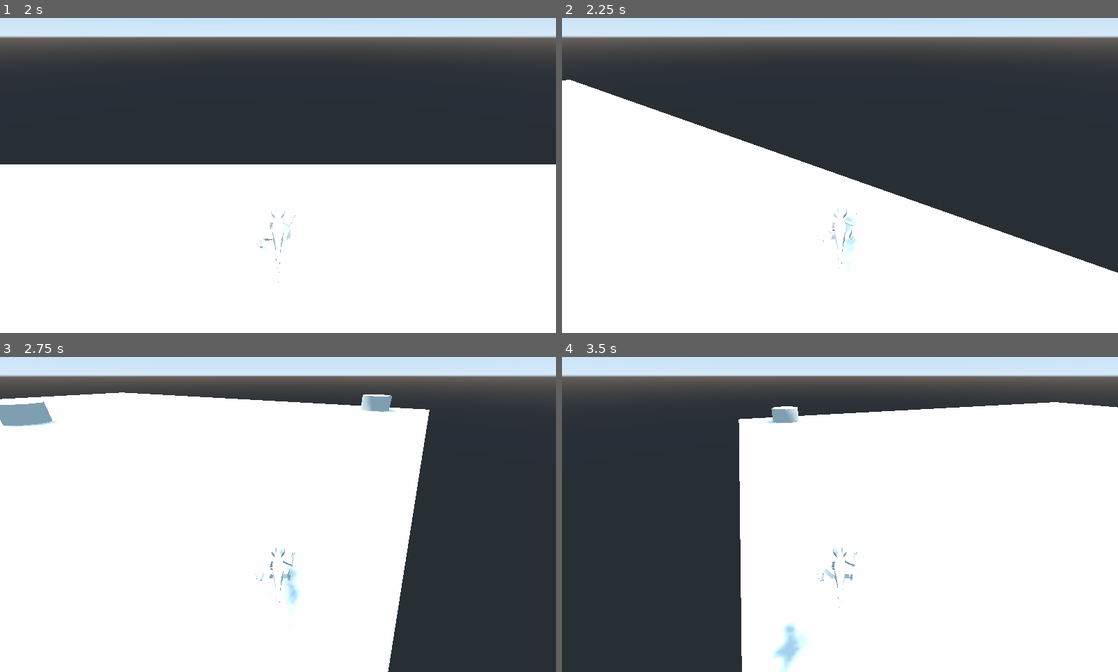
Above: before the commit, frames 1-4 (two rows, left to right).
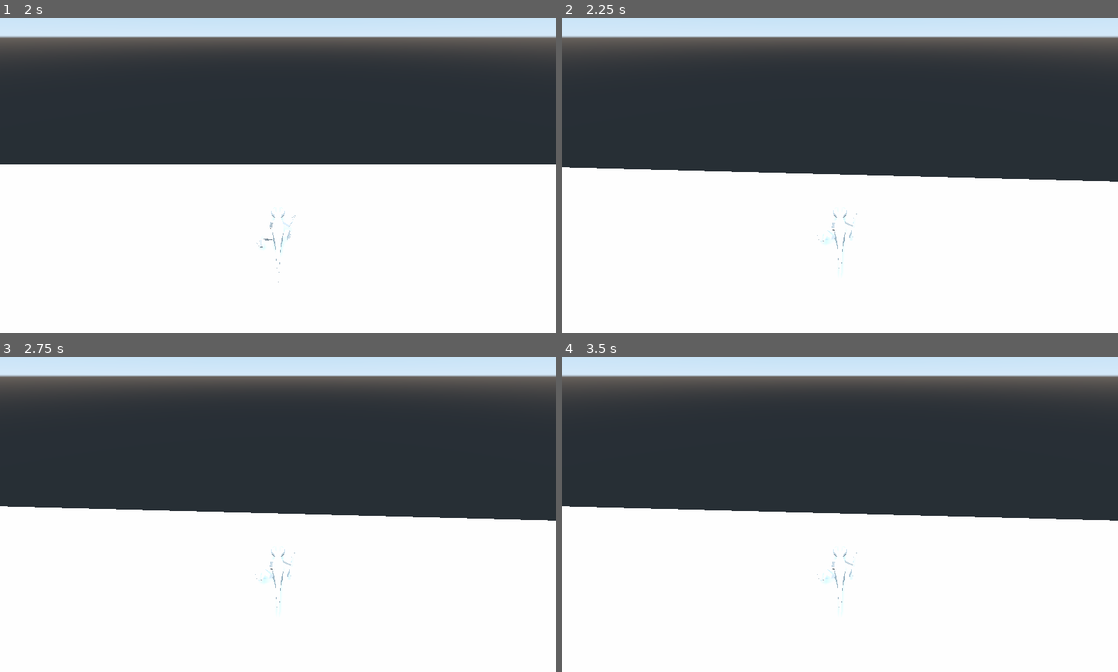
Above: after the commit, the same moments.

Repository: cordbleibaum/ludumdare46
Game: Godot game, scene res://TestScene.tscn
The game is run twice, just before and just after one commit, with the same random seed, the same clock (stepped at 60 frames per second) and the same inputs.
Inputs:
- Up to frame 1 (2 s): tap Enter at 0.5 s; hold Shift (sprint) 0.53-1.28 s; hold W (move_forward) from 0.53 s (still down); tap Space (jump) at 0.77, 1.52 s; tap Shift (sprint) at 1.35 s
- Up to frame 2 (2.25 s): release W (move_forward) at 2.03 s; hold A (move_left) from 2.03 s (still down); hold Shift (sprint) from 2.03 s (still down)
- Up to frame 3 (2.75 s): keep holding A (move_left); keep holding Shift (sprint)
- Up to frame 4 (3.5 s): keep holding A (move_left); release Shift (sprint) at 2.78 s; tap Shift (sprint) at 2.85 s; tap Space (jump) at 3.02 s

Frame 1 is identical in both runs. In frame 2, 15% of the frame differs, in the area x 0-100%, y 19-81%; in frame 3, 41%, in the area x 0-100%, y 11-100%; in frame 4, 40%.

Commit message:
Update iguana_prefab.gd
stop moving after winning

Diff:
--- a/game/Assets/iguana_prefab.gd
+++ b/game/Assets/iguana_prefab.gd
@@ -16,12 +16,13 @@
 var velocity = Vector3()
 var energy = 1
 
+
 func _ready():
 	$Camera.make_current()
 	anim = get_parent().get_node("AnimationPlayer")
 
 
-func _physics_process(delta):
+func movement(delta):
 	var dir = Vector3()
 	var multiplier = 1
 	var consumingEnergy = false
@@ -76,3 +77,8 @@
 		energy = min(1.0, energy + delta*energyRegen)
 	else:
 		energy = max(0.0, energy)
+
+
+func _physics_process(delta):
+	if GameVariables.gameState == GameVariables.GAMESTATE.running:
+		movement(delta)
